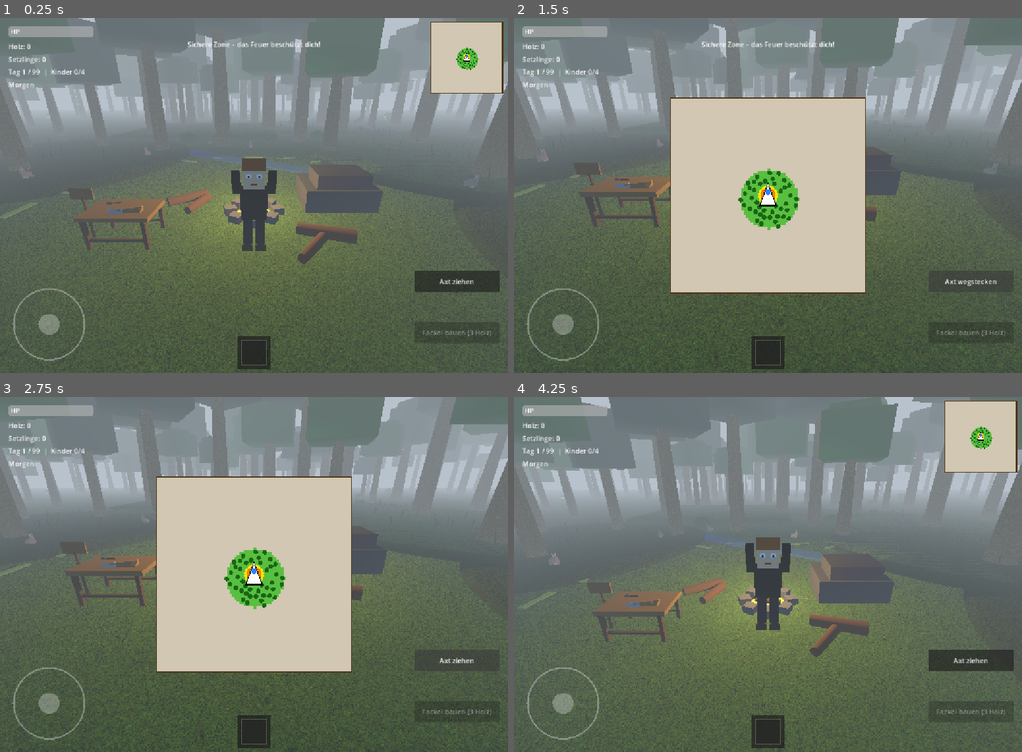
Above: before the commit, frames 1-4 (two rows, left to right).
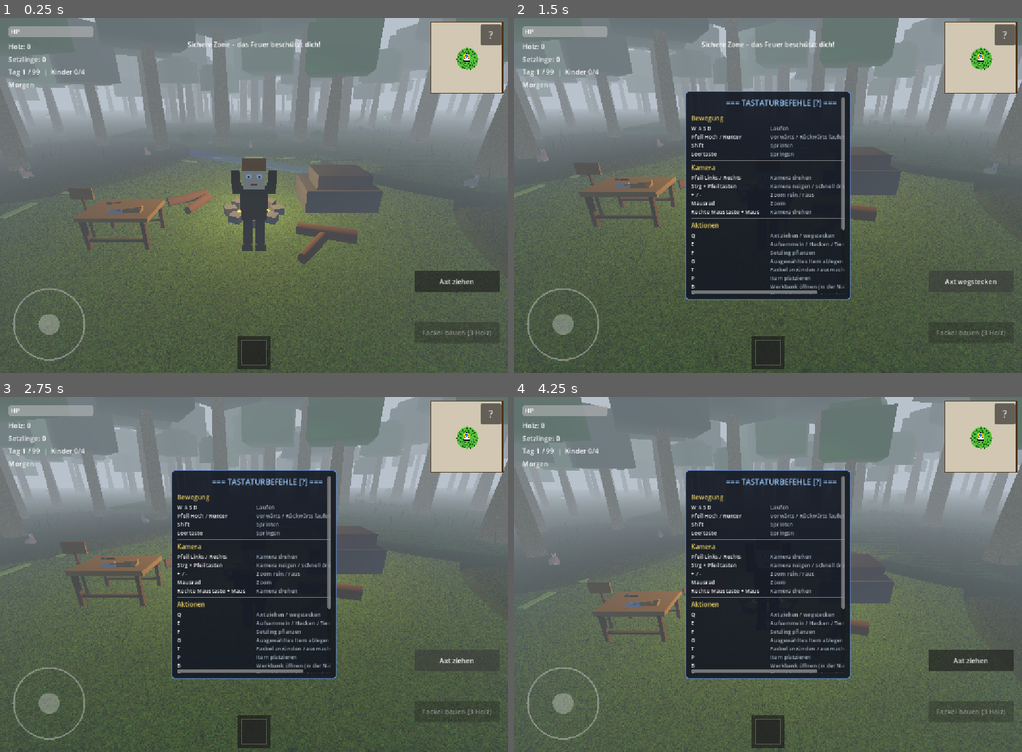
Above: after the commit, the same moments.

Repository: thieso2/99JahreImWald
Game: Godot game, scene res://scenes/main.tscn
Two runs of this game, one before a commit and one after it. Both use one fixed random seed, a clock stepped at 60 frames per second and the inputs below.
Inputs (mouse positions are in pixels of both pictures, inside the frame that each line leads up to):
- Up to frame 1 (0.25 s): no input
- Up to frame 2 (1.5 s): click (1006, 35) at 0.5 s, where only the run after the commit has a clickable "?"; click "Axt ziehen" at 1.25 s
- Up to frame 3 (2.75 s): click "Axt wegstecken" at 2 s
- Up to frame 4 (4.25 s): tap Enter at 2.75 s; drag from (768, 574) to (818, 496) at 2.77 s; tap Space (action_jump) at 3.5 s; drag from (666, 592) to (742, 645) at 3.52 s

The runs differ from the first frame. In frame 1, 0.2% of the frame differs, in the area x 94-99%, y 1-8%; in frame 2, 25%; in frame 3, 25%, in the area x 30-100%, y 1-80%; in frame 4, 19%.

Commit message:
Touch-Steuerung fürs iPad
- Kontextabhängige Touch-Buttons: Fackel, Braten, Essen, Platzieren
  (rechter Stapel), Werkbank-Button unten Mitte, ?-Button für Hilfe
- Hotbar-Slots per Touch/Klick auswählbar
- workbench_menu.toggle_menu() für den Touch-Button
- Alle Buttons mind. 44pt (Apple Touch-Richtlinie)

Co-Authored-By: Claude Fable 5 <noreply@anthropic.com>
Entire-Checkpoint: b2d06eebaccf

Diff:
--- a/game/scripts/game_manager.gd
+++ b/game/scripts/game_manager.gd
@@ -42,6 +42,15 @@
 var message_timer: float = 0.0
 var deer_active: bool = false
 
+# Touch-Buttons (per Code erstellt, kontextabhängig sichtbar)
+var help_menu: PanelContainer = null
+var torch_button: Button = null
+var cook_button: Button = null
+var eat_button: Button = null
+var place_button: Button = null
+var workbench_button: Button = null
+var help_button: Button = null
+
 
 func _ready() -> void:
 	# Speichersystem zuerst – Spielstand lesen bevor die Welt aufgebaut wird
@@ -147,10 +156,13 @@
 
 	# Hilfe-Menü erstellen (? zum Öffnen)
 	var help_script: GDScript = preload("res://scripts/help_menu.gd")
-	var help_menu := PanelContainer.new()
+	help_menu = PanelContainer.new()
 	help_menu.set_script(help_script)
 	help_menu.name = "HelpMenu"
 	hud.add_child(help_menu)
+
+	# Touch-Buttons für iPad (kontextabhängig sichtbar)
+	_create_touch_buttons()
 
 	# Signale verbinden
 	player.hp_changed.connect(_on_hp_changed)
@@ -553,6 +565,78 @@
 		axe_button.text = "Axt ziehen"
 
 
+func _make_touch_button(text: String, offset_y: float) -> Button:
+	# Button im rechten Stapel (wie die bestehenden HUD-Buttons aus der Szene)
+	var btn := Button.new()
+	btn.text = text
+	btn.visible = false
+	btn.anchor_left = 1.0
+	btn.anchor_top = 1.0
+	btn.anchor_right = 1.0
+	btn.anchor_bottom = 1.0
+	btn.offset_left = -220.0
+	btn.offset_top = offset_y
+	btn.offset_right = -20.0
+	btn.offset_bottom = offset_y + 44.0
+	btn.add_theme_font_size_override("font_size", 15)
+	hud.add_child(btn)
+	return btn
+
+
+func _create_touch_buttons() -> void:
+	# Rechter Stapel: über den bestehenden Buttons (Plant endet bei -300)
+	torch_button = _make_touch_button("Fackel an/aus [T]", -360.0)
+	torch_button.pressed.connect(_on_torch_toggle_pressed)
+
+	cook_button = _make_touch_button("Braten [C]", -420.0)
+	cook_button.pressed.connect(_on_cook_pressed)
+
+	eat_button = _make_touch_button("Essen [V]", -480.0)
+	eat_button.pressed.connect(_on_eat_pressed)
+
+	place_button = _make_touch_button("Platzieren [P]", -540.0)
+	place_button.pressed.connect(_on_place_pressed)
+
+	# Werkbank-Button: unten Mitte, über der Hotbar (nur in Werkbank-Nähe)
+	workbench_button = Button.new()
+	workbench_button.text = "Werkbank öffnen [B]"
+	workbench_button.visible = false
+	workbench_button.anchor_left = 0.5
+	workbench_button.anchor_right = 0.5
+	workbench_button.anchor_top = 1.0
+	workbench_button.anchor_bottom = 1.0
+	workbench_button.offset_left = -110.0
+	workbench_button.offset_right = 110.0
+	workbench_button.offset_top = -150.0
+	workbench_button.offset_bottom = -106.0
+	workbench_button.add_theme_font_size_override("font_size", 15)
+	workbench_button.pressed.connect(_on_workbench_button_pressed)
+	hud.add_child(workbench_button)
+
+	# Hilfe-Button: oben rechts, immer sichtbar
+	help_button = Button.new()
+	help_button.text = "?"
+	help_button.anchor_left = 1.0
+	help_button.anchor_right = 1.0
+	help_button.offset_left = -64.0
+	help_button.offset_top = 16.0
+	help_button.offset_right = -16.0
+	help_button.offset_bottom = 64.0
+	help_button.add_theme_font_size_override("font_size", 24)
+	help_button.pressed.connect(_on_help_button_pressed)
+	hud.add_child(help_button)
+
+
+func _on_workbench_button_pressed() -> void:
+	if workbench_menu:
+		workbench_menu.toggle_menu()
+
+
+func _on_help_button_pressed() -> void:
+	if help_menu:
+		help_menu.visible = not help_menu.visible
+
+
 func _update_action_buttons() -> void:
 	# Hack-Button: sichtbar wenn Baum in der Nähe und Axt aktiv
 	var near_tree := false
@@ -578,6 +662,38 @@
 
 	# Drop-Button: sichtbar wenn Inventar nicht leer
 	drop_button.visible = player.inventory.size() > 0
+
+	# Fackel-Button: sichtbar wenn der Spieler eine Fackel hat
+	if torch_button:
+		torch_button.visible = player.has_torch
+		torch_button.text = "Fackel aus [T]" if player.torch_active else "Fackel an [T]"
+
+	# Braten-Button: am Lagerfeuer mit rohem Fleisch
+	if cook_button:
+		var has_raw: bool = false
+		for item in player.inventory:
+			if item in COOK_MAP:
+				has_raw = true
+				break
+		cook_button.visible = player.is_near_campfire and has_raw
+
+	# Essen-Button: gebratenes Fleisch dabei und nicht volle HP
+	if eat_button:
+		var has_food: bool = false
+		for item in player.inventory:
+			if item in FOOD_HEAL:
+				has_food = true
+				break
+		eat_button.visible = has_food and player.hp < player.max_hp
+
+	# Platzieren-Button: ausgewähltes Item ist platzierbar
+	if place_button and inventory_bar:
+		var sel_item: String = inventory_bar.get_selected_item()
+		place_button.visible = sel_item in ["bed", "fence", "wall", "chest"]
+
+	# Werkbank-Button: in Werkbank-Nähe
+	if workbench_button and workbench_menu:
+		workbench_button.visible = workbench_menu.is_near_workbench and not workbench_menu.visible
 
 
 func _update_hp_bar(hp: float) -> void:
--- a/game/scripts/inventory_bar.gd
+++ b/game/scripts/inventory_bar.gd
@@ -51,6 +51,36 @@
 				get_viewport().set_input_as_handled()
 
 
+func _gui_input(event: InputEvent) -> void:
+	# Slot antippen/anklicken zum Auswählen (Touch + Maus)
+	var tap_pos: Vector2 = Vector2.ZERO
+	var tapped: bool = false
+	if event is InputEventScreenTouch and event.pressed:
+		tap_pos = event.position
+		tapped = true
+	elif event is InputEventMouseButton and event.pressed and event.button_index == MOUSE_BUTTON_LEFT:
+		tap_pos = event.position
+		tapped = true
+	if not tapped or inventory_ref.size() == 0:
+		return
+
+	var slot: int = int((tap_pos.x - BAR_PADDING) / (SLOT_SIZE + SLOT_MARGIN))
+	var visible_count: int = min(inventory_ref.size(), MAX_VISIBLE_SLOTS)
+	if slot < 0 or slot >= visible_count:
+		return
+	var inv_idx: int = _get_start_index() + slot
+	if inv_idx < inventory_ref.size():
+		selected_index = inv_idx
+		_rebuild_slots()
+		accept_event()
+
+
+func _get_start_index() -> int:
+	if inventory_ref.size() <= MAX_VISIBLE_SLOTS:
+		return 0
+	return clampi(selected_index - MAX_VISIBLE_SLOTS / 2, 0, inventory_ref.size() - MAX_VISIBLE_SLOTS)
+
+
 func set_inventory(inv: Array) -> void:
 	inventory_ref = inv
 	_rebuild_slots()
@@ -99,6 +129,7 @@
 	if item_count == 0:
 		# Leere Inventarleiste mit 1 leeren Slot zeigen
 		_build_empty_bar()
+		_ignore_child_mouse()
 		return
 
 	# Clamp selected_index
@@ -160,6 +191,15 @@
 		num_label.add_theme_color_override("font_color", Color(0.7, 0.7, 0.7, 0.5))
 		add_child(num_label)
 		slot_containers.append(num_label)
+
+	_ignore_child_mouse()
+
+
+func _ignore_child_mouse() -> void:
+	# Kinder dürfen Taps nicht schlucken – die Leiste selbst wertet sie aus (_gui_input)
+	for c in slot_containers:
+		if is_instance_valid(c) and c is Control:
+			c.mouse_filter = Control.MOUSE_FILTER_IGNORE
 
 
 func _build_empty_bar() -> void:
--- a/game/scripts/workbench_menu.gd
+++ b/game/scripts/workbench_menu.gd
@@ -136,6 +136,16 @@
 func _process(_delta: float) -> void:
 	if visible:
 		_update_buttons()
+
+
+func toggle_menu() -> void:
+	# Für den Touch-Button (gleiche Logik wie die B-Taste)
+	if is_near_workbench:
+		visible = not visible
+		if visible:
+			_update_buttons()
+	elif visible:
+		visible = false
 
 
 func set_near_workbench(near: bool) -> void:
Not shown, changed: PROGRESS.md
